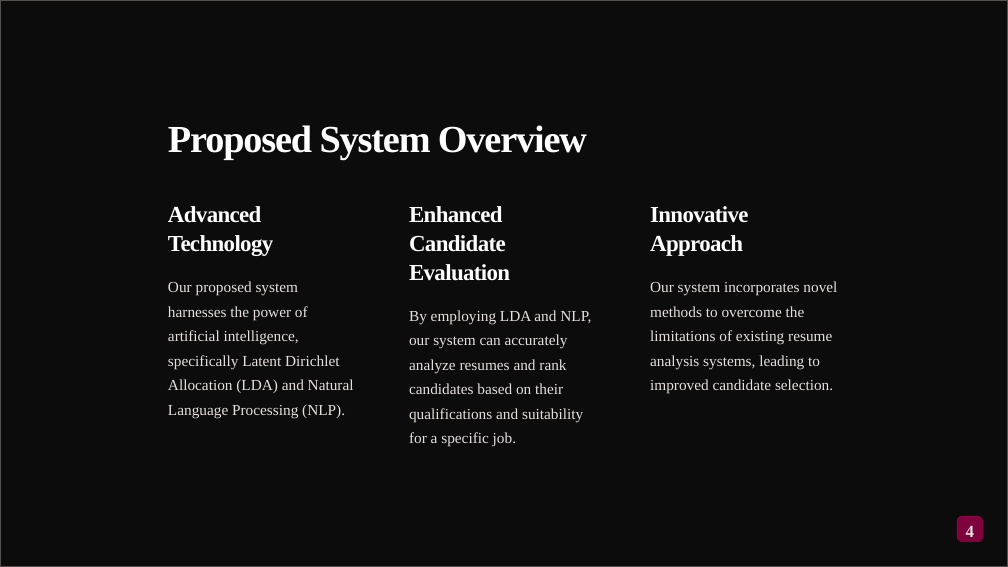
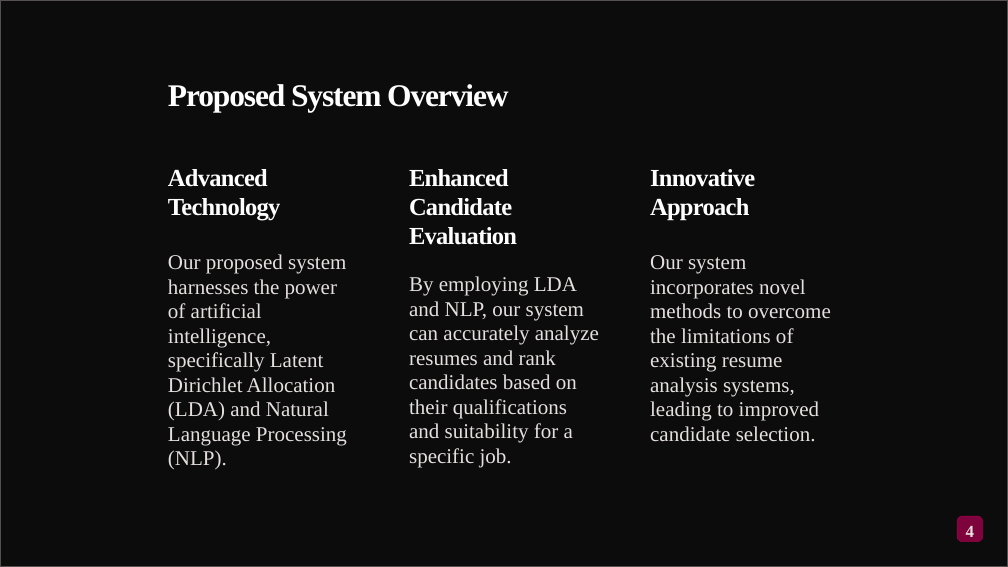
Before and after one commit to Madhav0411/MajorProject, a slide deck: slide 4 of Final Documents/Batch - 4 Week - 1 Review.pptx. Drawn at 1008x567 pixels with LibreOffice and Linux fonts; fonts in the diff are those of the drawing; background and template pictures are left out; a plain dark background stands for a picture behind light text. Boxes give left, top, right and bottom in pixels: in the first picture for what was removed or moved away, otherwise in the second. Text is boxed around its words. In the diff, an @@ line names an element or a change of style, - is before the commit and + after.

```diff
--- a/Final Documents/Batch - 4 Week - 1 Review.pptx
+++ b/Final Documents/Batch - 4 Week - 1 Review.pptx
@@ text "Proposed System Overview": place and size @@
-text "Proposed System Overview" at [168, 125, 587, 160]
+text "Proposed System Overview" at [168, 84, 508, 112]
@@ text "Proposed System Overview" at [168, 84, 508, 112]: size 43.8 to 36 pt @@
@@ 3 texts: place and size @@
-3 texts at [168, 206, 748, 281]
+3 texts at [168, 169, 755, 245]
@@ size 26.2 to 28 pt in 3 elements at [650, 169, 755, 221], [168, 169, 281, 221], [409, 169, 517, 245] @@
@@ text "Our proposed system harnesses the ...": place and size @@
-text "Our proposed system harnesses the ..." at [168, 306, 354, 419]
+text "Our proposed system harnesses the ..." at [168, 254, 347, 469]
@@ size 17.5 to 24 pt in 3 elements at [168, 254, 347, 469], [650, 255, 831, 441], [409, 276, 599, 467] @@
@@ text "By employing LDA and NLP, ...": place and size @@
-text "By employing LDA and NLP, ..." at [409, 310, 591, 447]
+text "By employing LDA and NLP, ..." at [409, 276, 599, 467]
@@ text "Our system incorporates novel methods ...": place and size @@
-text "Our system incorporates novel methods ..." at [650, 306, 833, 394]
+text "Our system incorporates novel methods ..." at [650, 255, 831, 441]
```
Also in this commit, not shown: 8 other slides changed.
